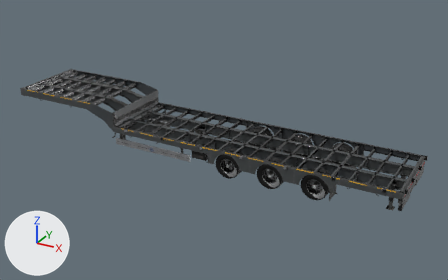
Two versions of the glTF model src/assets/models/lowbed-chassis.glb, one commit apart.
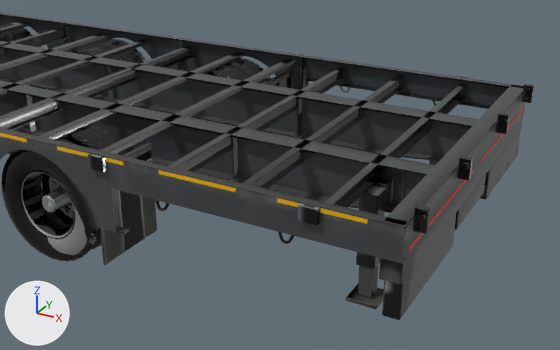
Old and new are each drawn whole from a camera (50 mm lens) standing at (2.71, -15.68, 8.45) and looking at (-6.01, 0.19, 0.52) and again close up from a camera (50 mm lens) standing at (1.06, -4.42, 2.57) and looking at (-1.1, -0.5, 0.61). The axes (+X, +Y, +Z) are drawn at lower left. The lights are the same throughout. The last two pictures show the newer version. Vertices at exactly the same position are counted once.

Names of what the first close-up shows: 'Mesh_0', 'TwinWheel', 'TwinWheel.002', 'TwinWheel.004', 'TwinWheel.005'.
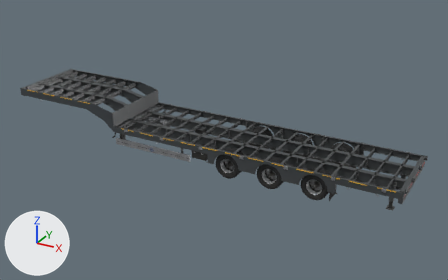
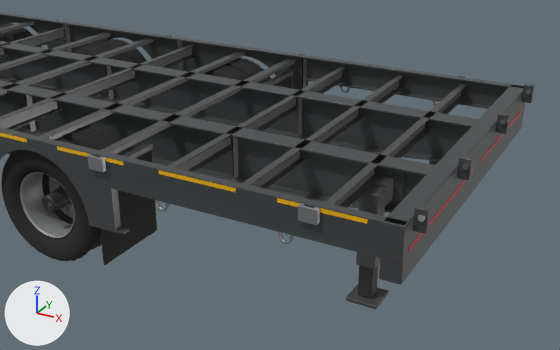
Where the change shows, as pixel boxes [x1, y1, x2, y2] in the close-ups (560 x 350 px):
'Mesh_0', reshaped: before [0, 12, 534, 320]; after [0, 12, 534, 309]
part 1 of me_mesh_0, deleted: before [480, 129, 521, 199]
part 2 of me_mesh_0, deleted: before [382, 214, 456, 320]
part 3 of me_mesh_0, deleted: before [455, 175, 486, 230]
part 4 of me_mesh_0, surface changed: [0, 14, 534, 309] in both
part 5 of me_mesh_1, surface changed: [0, 24, 272, 258] in both

What the commit changed:
me_mesh_0 is used by ob_mesh_0; location (0.0, 0.0, 0.0).
me_mesh_0 had 25024 vertices, 48501 faces and spanned x -13.19..0.07, y -1.31..1.31, z 0.0..1.51.
me_mesh_0 now has 24856 vertices, 48177 faces and spans x -13.19..0.07, y -1.31..1.31, z 0.0..1.51.
me_mesh_0 part 1: the loose piece of 56 vertices spanning x -0.1..0.0, y 0.36..1.25, z 0.33..0.56 is deleted.
me_mesh_0 part 2: the loose piece of 56 vertices spanning x -0.1..0.0, y -1.25..-0.36, z 0.33..0.56 is deleted.
me_mesh_0 part 3: the loose piece of 56 vertices spanning x -0.09..0.0, y -0.3..0.3, z 0.41..0.56 is deleted.
me_mesh_0 part 4: 46191 kept faces spanning x -13.19..0.07, y -1.31..1.31, z 0.0..1.51 get new texture (UV) coordinates.
Other edits to the shape of me_mesh_0 do not show in these pictures.
me_mesh_1 has 9583 vertices, 18352 faces and spans x -0.404..0.404, y -0.263..0.263, z -0.404..0.404.
me_mesh_1 is used by ob_twinwheel; location (-5.14, 0.97, 0.394).
me_mesh_1 part 5: 17276 kept faces spanning x -0.404..0.404, y -0.263..0.263, z -0.404..0.404 get new texture (UV) coordinates.
